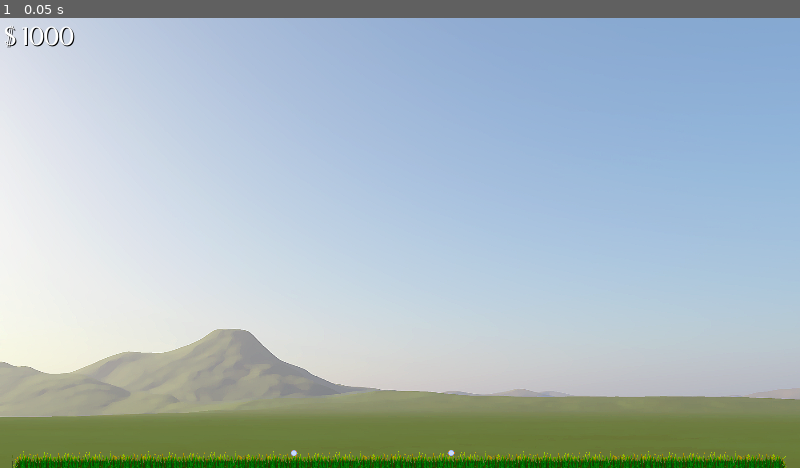
Above: before the commit, frame 1.
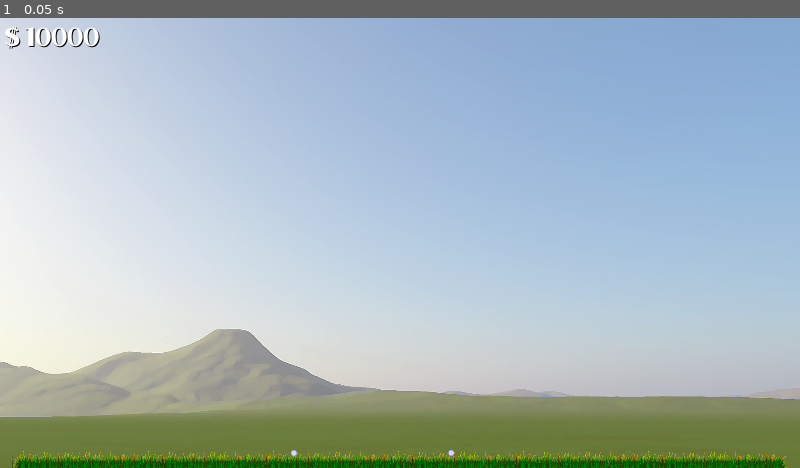
Above: after the commit, the same moment.

Repository: Drauthius/flat-builder
Game: Godot game, scene res://levels/Level1.tscn
Two runs of this game, one before a commit and one after it. Both use one fixed random seed, a clock stepped at 60 frames per second and the inputs below.
Inputs:
- Up to frame 1 (0.05 s): no input

The runs differ from the first frame. In frame 1, 0.3% of the frame differs, in the area x 0-13%, y 1-7%.

Commit message:
Fixed problem with clicks
GUI was stopping clicks.
Starting money is now set per level.

Diff:
--- /dev/null
+++ b/GUI.gd
@@ -0,0 +1,6 @@
+extends MarginContainer
+
+onready var money_label = $"VBoxContainer/HBoxContainer/Money"
+
+func set_money(amount):
+	money_label.text = str(amount)
--- a/Game.gd
+++ b/Game.gd
@@ -2,6 +2,8 @@
 
 var Beam = preload("res://scenes/Beam.tscn")
 var BeamSprite = preload("res://scenes/BeamSprite.tscn")
+
+export(int, 1000000) var money
 
 var from = null
 var placing = null
@@ -16,6 +18,8 @@
 			joints.append(node)
 			# Connect the click event for the joint
 			node.connect("clicked", self, "_on_Joint_clicked")
+
+	$GUI.set_money(money)
 
 func _process(delta):
 	if placing:
--- a/levels/Level1.tscn
+++ b/levels/Level1.tscn
@@ -16,6 +16,7 @@
 [node name="Level1" type="Node"]
 
 script = ExtResource( 1 )
+money = 10000
 
 [node name="Sky" type="TextureRect" parent="." index="0"]
 
--- a/levels/Level999.tscn
+++ b/levels/Level999.tscn
@@ -12,9 +12,10 @@
 custom_solver_bias = 0.0
 extents = Vector2( 72, 40 )
 
-[node name="Level1" type="Node"]
+[node name="Level1" type="Node" index="0"]
 
 script = ExtResource( 1 )
+money = 500000
 
 [node name="Sky" type="TextureRect" parent="." index="0"]
 
--- a/resources/font_theme.tres
+++ b/resources/font_theme.tres
@@ -1,6 +1,6 @@
 [gd_resource type="Theme" load_steps=3 format=2]
 
-[ext_resource path="res://fonts/MontereyFLF.ttf" type="DynamicFontData" id=1]
+[ext_resource path="res://fonts/MontereyFLF-Bold.ttf" type="DynamicFontData" id=1]
 
 [sub_resource type="DynamicFont" id=1]
 
--- a/scenes/GUI.tscn
+++ b/scenes/GUI.tscn
@@ -1,6 +1,7 @@
-[gd_scene load_steps=2 format=2]
+[gd_scene load_steps=3 format=2]
 
-[ext_resource path="res://resources/font_theme.tres" type="Theme" id=1]
+[ext_resource path="res://GUI.gd" type="Script" id=1]
+[ext_resource path="res://resources/font_theme.tres" type="Theme" id=2]
 
 [node name="GUI" type="MarginContainer" index="0"]
 
@@ -14,11 +15,12 @@
 margin_bottom = -10.0
 rect_pivot_offset = Vector2( 0, 0 )
 rect_clip_content = false
-mouse_filter = 0
+mouse_filter = 2
 mouse_default_cursor_shape = 0
 size_flags_horizontal = 1
 size_flags_vertical = 1
-_sections_unfolded = [ "Margin" ]
+script = ExtResource( 1 )
+_sections_unfolded = [ "Margin", "Mouse" ]
 
 [node name="VBoxContainer" type="VBoxContainer" parent="." index="0"]
 
@@ -31,11 +33,12 @@
 margin_bottom = 1060.0
 rect_pivot_offset = Vector2( 0, 0 )
 rect_clip_content = false
-mouse_filter = 1
+mouse_filter = 2
 mouse_default_cursor_shape = 0
 size_flags_horizontal = 1
 size_flags_vertical = 1
 alignment = 0
+_sections_unfolded = [ "Mouse" ]
 
 [node name="HBoxContainer" type="HBoxContainer" parent="VBoxContainer" index="0"]
 
@@ -44,15 +47,15 @@
 anchor_right = 0.0
 anchor_bottom = 0.0
 margin_right = 1892.0
-margin_bottom = 69.0
+margin_bottom = 70.0
 rect_pivot_offset = Vector2( 0, 0 )
 rect_clip_content = false
-mouse_filter = 1
+mouse_filter = 2
 mouse_default_cursor_shape = 0
 size_flags_horizontal = 1
 size_flags_vertical = 1
 alignment = 0
-_sections_unfolded = [ "Grow Direction", "Margin", "Rect" ]
+_sections_unfolded = [ "Grow Direction", "Margin", "Mouse", "Rect" ]
 
 [node name="MoneySymbol" type="Label" parent="VBoxContainer/HBoxContainer" index="0"]
 
@@ -60,20 +63,20 @@
 anchor_top = 0.0
 anchor_right = 0.0
 anchor_bottom = 0.0
-margin_right = 29.0
-margin_bottom = 69.0
+margin_right = 40.0
+margin_bottom = 70.0
 rect_pivot_offset = Vector2( 0, 0 )
 rect_clip_content = false
 mouse_filter = 2
 mouse_default_cursor_shape = 0
 size_flags_horizontal = 1
 size_flags_vertical = 4
-theme = ExtResource( 1 )
+theme = ExtResource( 2 )
 text = "$"
 percent_visible = 1.0
 lines_skipped = 0
 max_lines_visible = -1
-_sections_unfolded = [ "BBCode", "Theme" ]
+_sections_unfolded = [ "BBCode", "Mouse", "Theme" ]
 
 [node name="Money" type="Label" parent="VBoxContainer/HBoxContainer" index="1"]
 
@@ -81,18 +84,18 @@
 anchor_top = 0.0
 anchor_right = 0.0
 anchor_bottom = 0.0
-margin_left = 33.0
-margin_right = 174.0
-margin_bottom = 69.0
+margin_left = 44.0
+margin_right = 200.0
+margin_bottom = 70.0
 rect_pivot_offset = Vector2( 0, 0 )
 rect_clip_content = false
 mouse_filter = 2
 mouse_default_cursor_shape = 0
 size_flags_horizontal = 1
 size_flags_vertical = 4
-theme = ExtResource( 1 )
+theme = ExtResource( 2 )
 text = "1000"
 percent_visible = 1.0
 lines_skipped = 0
 max_lines_visible = -1
-_sections_unfolded = [ "Theme" ]
+_sections_unfolded = [ "Mouse", "Theme" ]
Binary file added: fonts/MontereyFLF-Bold.ttf
